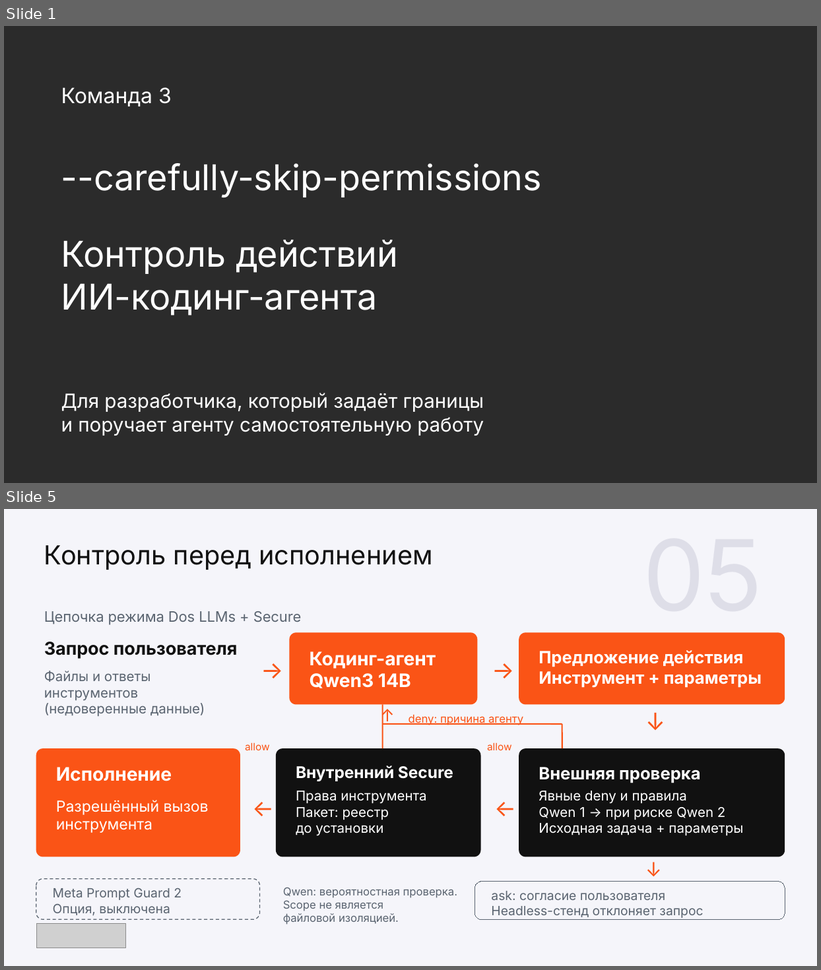
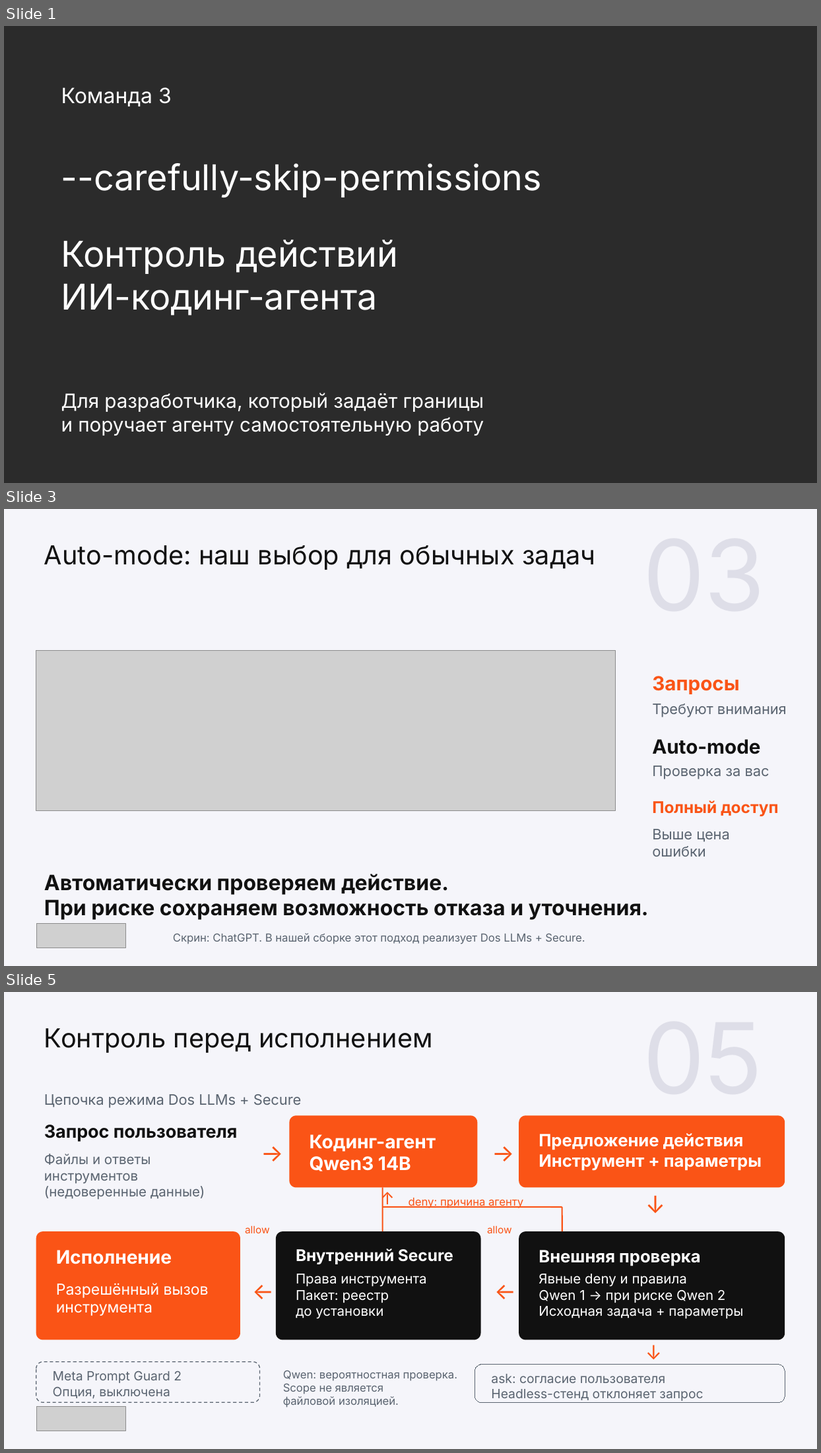
Before and after one commit to wowONE-1/kilocode-safe, a slide deck: hackathon/output/final/team3_project.pptx. Shown one above the other, each under a label of ours: slides 1 and 5 before the commit, slides 1, 3 and 5 after it; the slides between them are not shown. The pictures are 821x970 and 821x1453 pixels, drawn with LibreOffice and Linux fonts; fonts in the diff are those of the drawing; grey boxes stand for pictures; background and template pictures are left out; a plain dark background stands for a picture behind light text. Boxes give left, top, right and bottom in pixels: in the first picture for what was removed or moved away, otherwise in the second. Text is boxed around its words. In the diff, an @@ line names an element or a change of style, - is before the commit and + after.

```diff
--- a/hackathon/output/final/team3_project.pptx
+++ b/hackathon/output/final/team3_project.pptx
@@ slide 3 added at <box>4,509,817,966</box>, background #F5F5FA @@
@@ text added at <box>44,545,595,570</box>, 23.2 pt, text #111111 @@
+Auto-mode: наш выбор для обычных задач
@@ picture added at <box>36,650,615,811</box> @@
@@ text added at <box>652,676,739,694</box>, 17.2 pt, text #FA5416, bold @@
+Запросы
@@ text added at <box>652,704,787,718</box>, 12.8 pt, text #5A6470 @@
+Требуют внимания
@@ text added at <box>652,739,760,755</box>, 17.2 pt, text #111111, bold @@
+Auto-mode
@@ text added at <box>652,766,770,780</box>, 12.8 pt, text #5A6470 @@
+Проверка за вас
@@ text added at <box>652,801,778,817</box>, 14.2 pt, text #FA5416, bold @@
+Полный доступ
@@ text added at <box>652,829,730,857</box>, 12.8 pt, text #5A6470 @@
+Выше цена ошибки
@@ text added at <box>44,874,649,920</box>, 18.8 pt, text #111111, bold @@
+Автоматически проверяем действие.
+При риске сохраняем возможность отказа и уточнения.
@@ picture added at <box>36,923,126,948</box> @@
@@ text added at <box>173,933,585,945</box>, 9.8 pt, text #5A6470 @@
+Скрин: ChatGPT. В нашей сборке этот подход реализует Dos LLMs + Secure.
```
Also in this commit, not shown: 8 slides changed, 6 other slides added, 5 slides removed, 12 other files.
